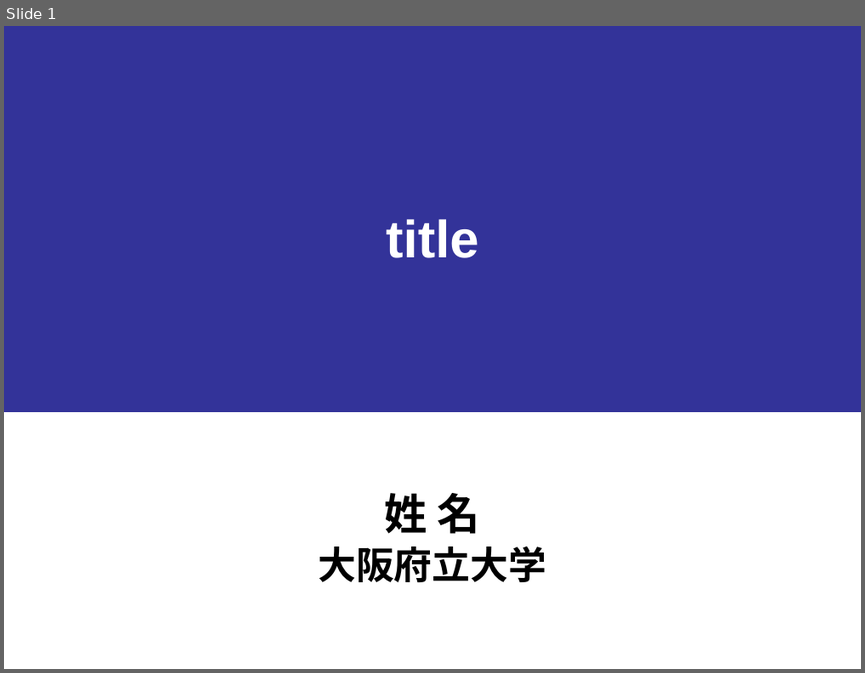
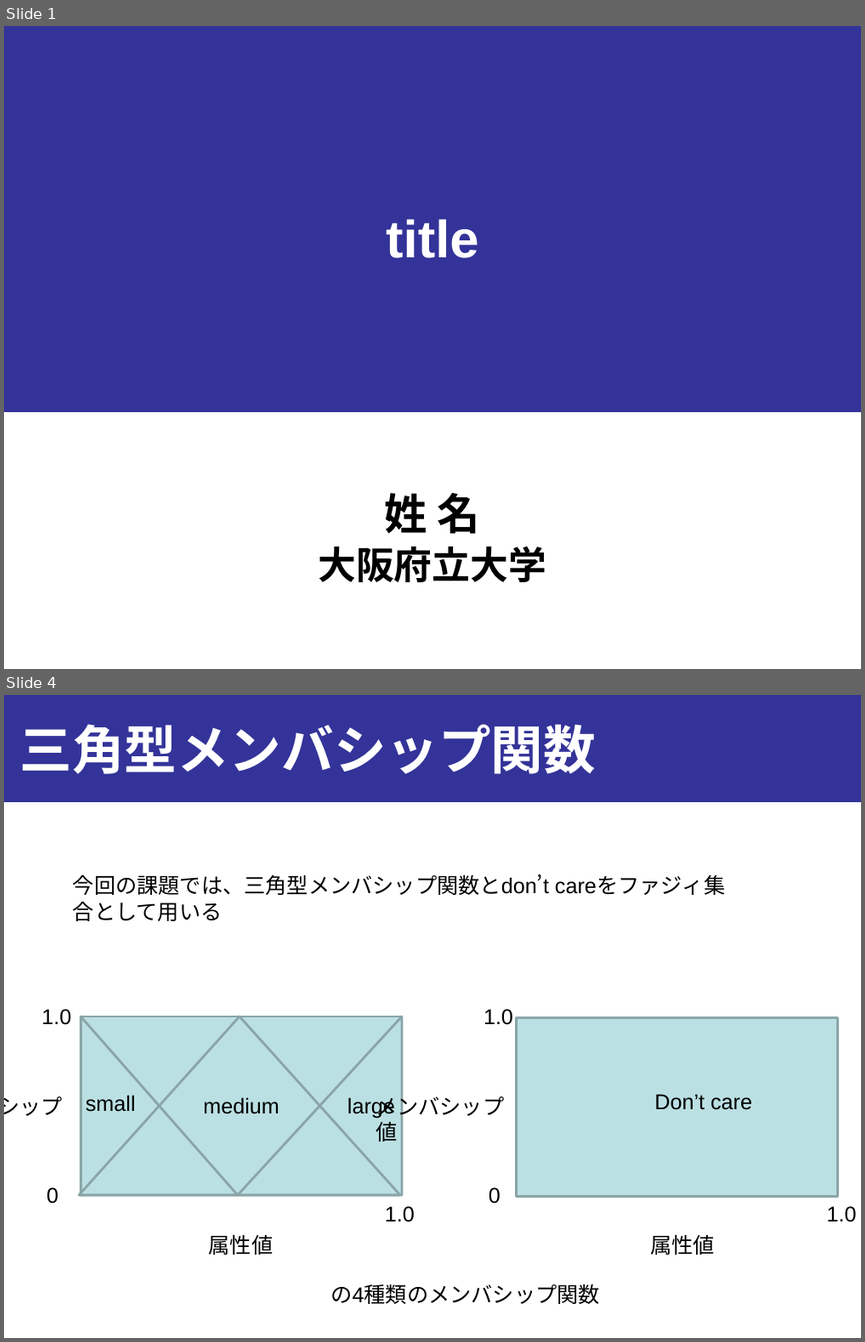
Before and after one commit to onikUone/Junior, a slide deck: Junior_下書き.pptx. Shown one above the other, each under a label of ours: slide 1 before the commit, slides 1 and 4 after it; the slides between them are not shown. The pictures are 865x673 and 865x1342 pixels, drawn with LibreOffice and Linux fonts; fonts in the diff are those of the drawing. Boxes give left, top, right and bottom in pixels: in the first picture for what was removed or moved away, otherwise in the second. Text is boxed around its words. In the diff, an @@ line names an element or a change of style, - is before the commit and + after.

```diff
--- a/Junior_下書き.pptx
+++ b/Junior_下書き.pptx
@@ slide 4 added at (x1=4, y1=695, x2=861, y2=1338), background #FFFFFF @@
@@ rectangle added at (x1=4, y1=695, x2=861, y2=802), fill #333399, outline #333399 0.75 pt @@
@@ title added at (x1=19, y1=724, x2=596, y2=774), 44 pt, text #FFFFFF, bold @@
+三角型メンバシップ関数
@@ text added at (x1=73, y1=874, x2=549, y2=895), 18 pt, text #000000 @@
+今回の課題では、三角型メンバシップ関数とdon’t careをファジィ集合として用いる
@@ text added at (x1=41, y1=1009, x2=71, y2=1025), 18 pt, text #000000 @@
+1.0
@@ text added at (x1=483, y1=1009, x2=513, y2=1025), 18 pt, text #000000 @@
+1.0
@@ rectangle added at (x1=517, y1=1018, x2=838, y2=1197), fill #BBE0E3, outline #8AA6A8 2 pt @@
@@ text added at (x1=4, y1=1096, x2=63, y2=1116), 18 pt, text #000000 @@
+メンバシップ値
@@ group added at (x1=79, y1=1016, x2=403, y2=1195): 3 triangles, 3 texts, 1 rectangle @@
+large
+medium
+small
@@ text added at (x1=375, y1=1092, x2=504, y2=1141), 18 pt, text #000000 @@
+メンバシップ値
@@ text added at (x1=654, y1=1094, x2=752, y2=1110), 18 pt, text #000000 @@
+Don’t care
@@ text added at (x1=46, y1=1187, x2=58, y2=1203), 18 pt, text #000000 @@
+0
@@ text added at (x1=488, y1=1187, x2=500, y2=1203), 18 pt, text #000000 @@
+0
@@ text added at (x1=385, y1=1206, x2=415, y2=1222), 18 pt, text #000000 @@
+1.0
@@ text added at (x1=827, y1=1206, x2=857, y2=1222), 18 pt, text #000000 @@
+1.0
@@ text added at (x1=209, y1=1234, x2=273, y2=1254), 18 pt, text #000000 @@
+属性値
@@ text added at (x1=650, y1=1234, x2=715, y2=1254), 18 pt, text #000000 @@
+属性値
@@ text added at (x1=331, y1=1283, x2=600, y2=1304), 18 pt, text #000000 @@
+の4種類のメンバシップ関数
```
Also in this commit, not shown: 3 other slides added.
